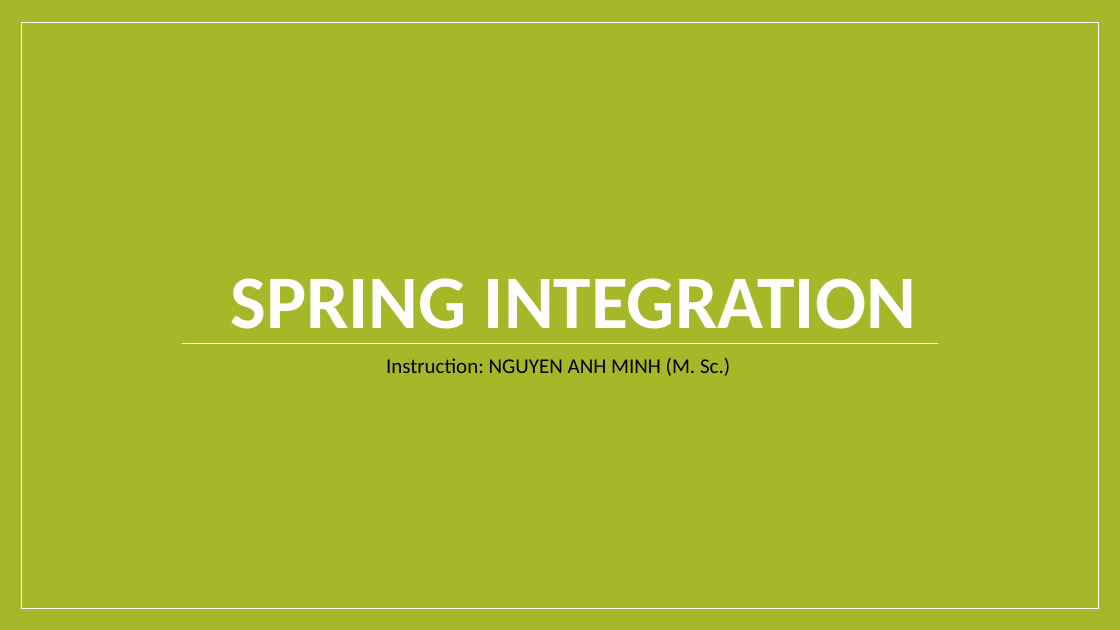
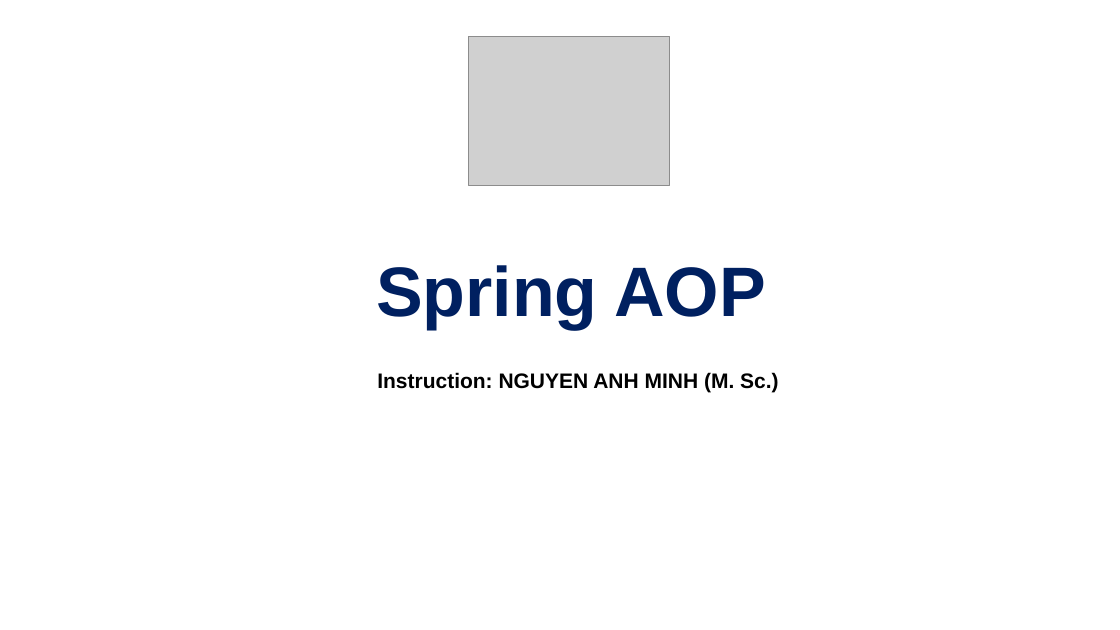
Before and after one commit to minhcnrs/JAVA_Course_Spring_Training, a slide deck: slide 1 of course/Spring-Day4.pptx. Drawn at 1120x630 pixels with LibreOffice and Linux fonts; fonts in the diff are those of the drawing; grey boxes stand for pictures; background and template pictures are left out. Boxes give left, top, right and bottom in pixels: in the first picture for what was removed or moved away, otherwise in the second. Text is boxed around its words. In the diff, an @@ line names an element or a change of style, - is before the commit and + after.

```diff
--- a/course/Spring-Day4.pptx
+++ b/course/Spring-Day4.pptx
@@ background #A6B727 to picture (left out) @@
@@ rectangle removed at (21, 23, 1098, 608) @@
@@ picture added at (469, 36, 670, 186) @@
@@ title at (376, 265, 766, 329): text changed; size 64.8 to 60 pt; font Calibri to Arial; text colour #FFFFFF to #002060 @@
-SPRING INTEGRATION
+Spring AOP
@@ line removed from (181, 343) to (938, 343) @@
@@ text "Instruction: NGUYEN ANH MINH (M. ...": place and size @@
-text "Instruction: NGUYEN ANH MINH (M. ..." at (386, 358, 730, 376)
+text "Instruction: NGUYEN ANH MINH (M. ..." at (377, 372, 778, 392)
@@ text "Instruction: NGUYEN ANH MINH (M. ..." at (377, 372, 778, 392): font Calibri to Arial, bold on @@
```
Also in this commit, not shown: 64 slides added, 31 slides removed, 23 other files.
